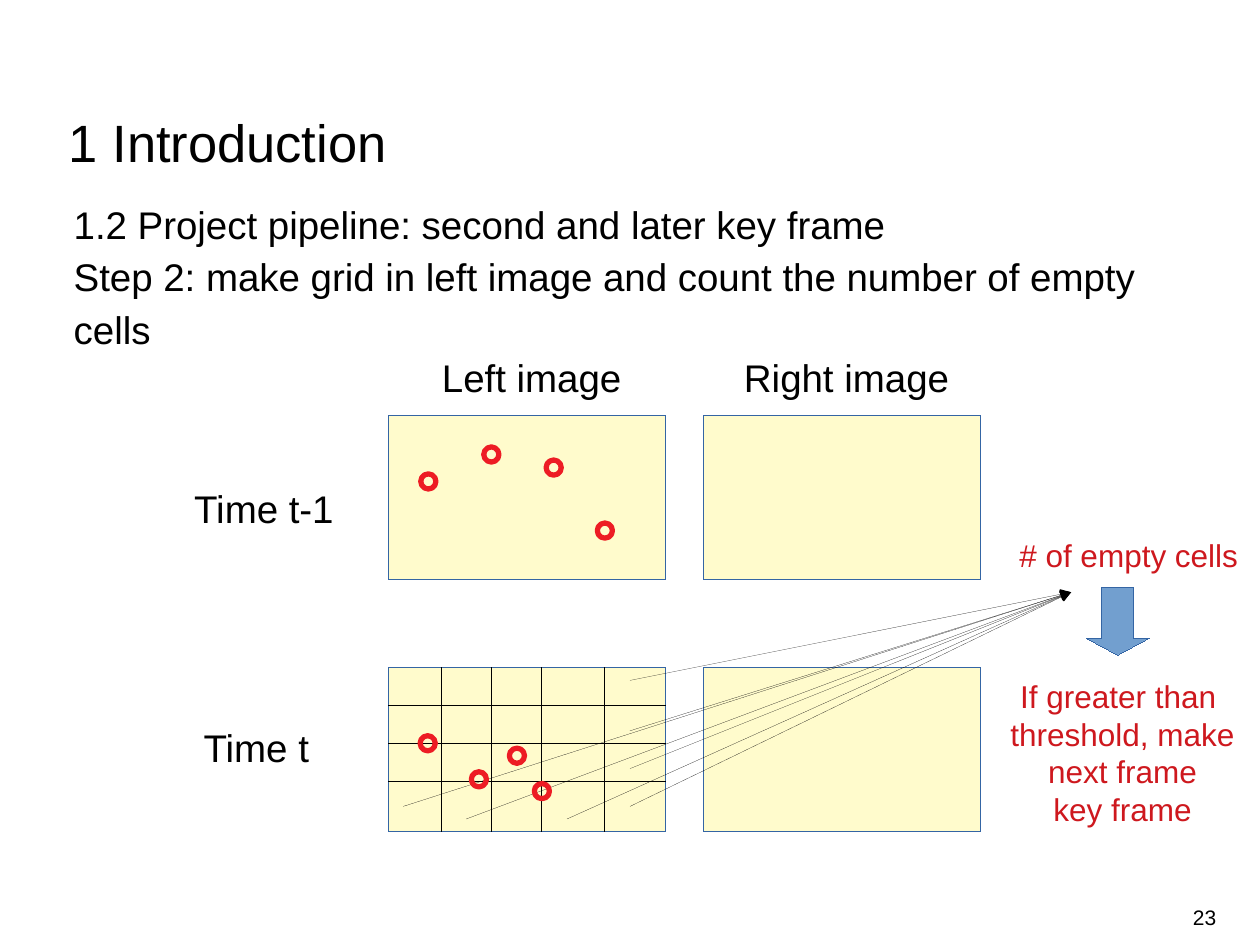
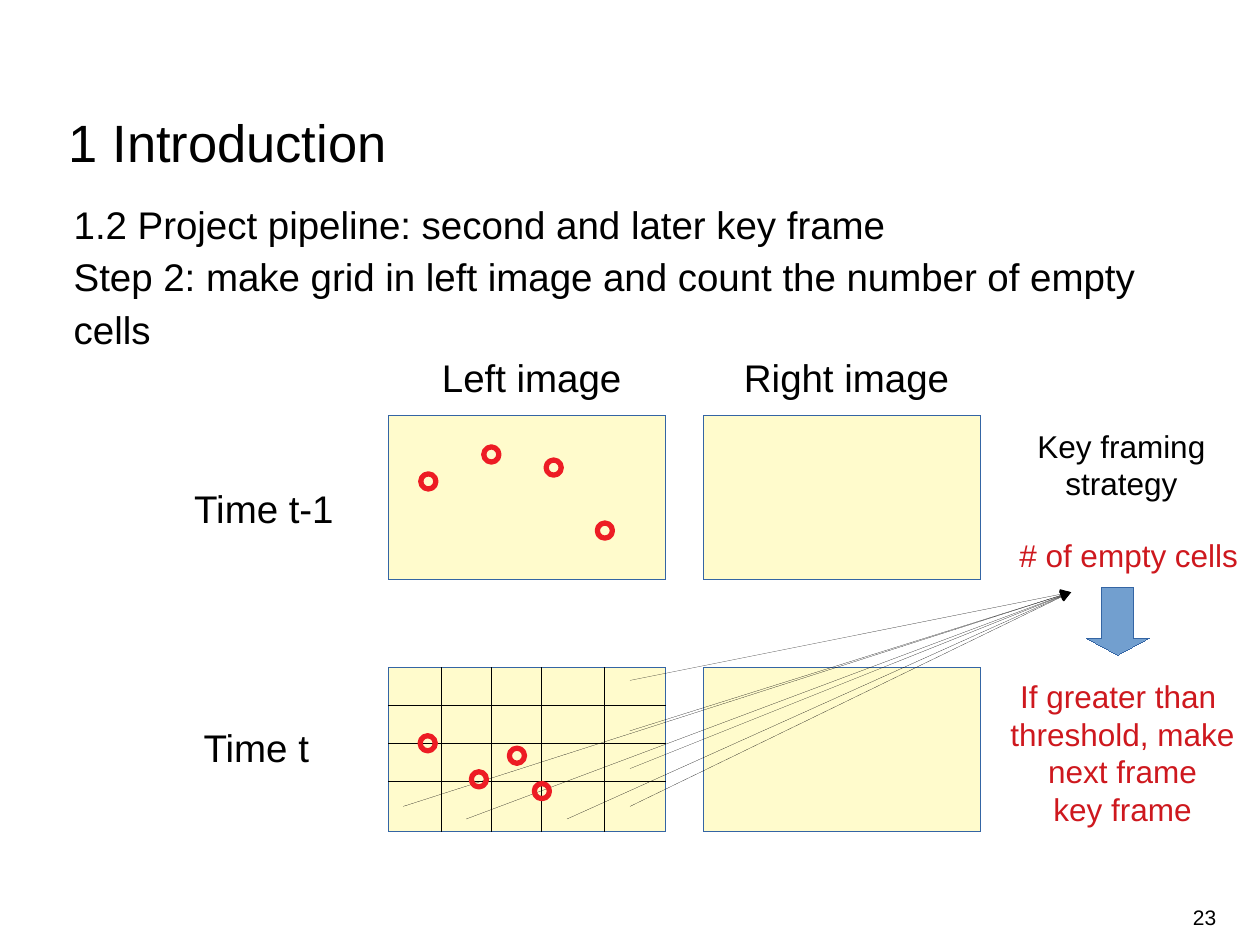
Before and after one commit to Tom-Huang/visual_navigation, a slide deck: slide 23 of Indirect Visual Odometry with Optical Flow.odp. Drawn at 1260x945 pixels with LibreOffice and Linux fonts; fonts in the diff are those of the drawing; background and template pictures are left out. Boxes give left, top, right and bottom in pixels: in the first picture for what was removed or moved away, otherwise in the second. Text is boxed around its words. In the diff, an @@ line names an element or a change of style, - is before the commit and + after.

```diff
--- a/Indirect Visual Odometry with Optical Flow.odp
+++ b/Indirect Visual Odometry with Optical Flow.odp
@@ text added at bbox=[1037, 435, 1205, 501], 18 pt, text #000000 @@
+Key framing strategy
```
Also in this commit, not shown: 8 other slides changed, 13 slides added, 5 slides removed, 6 other files.
